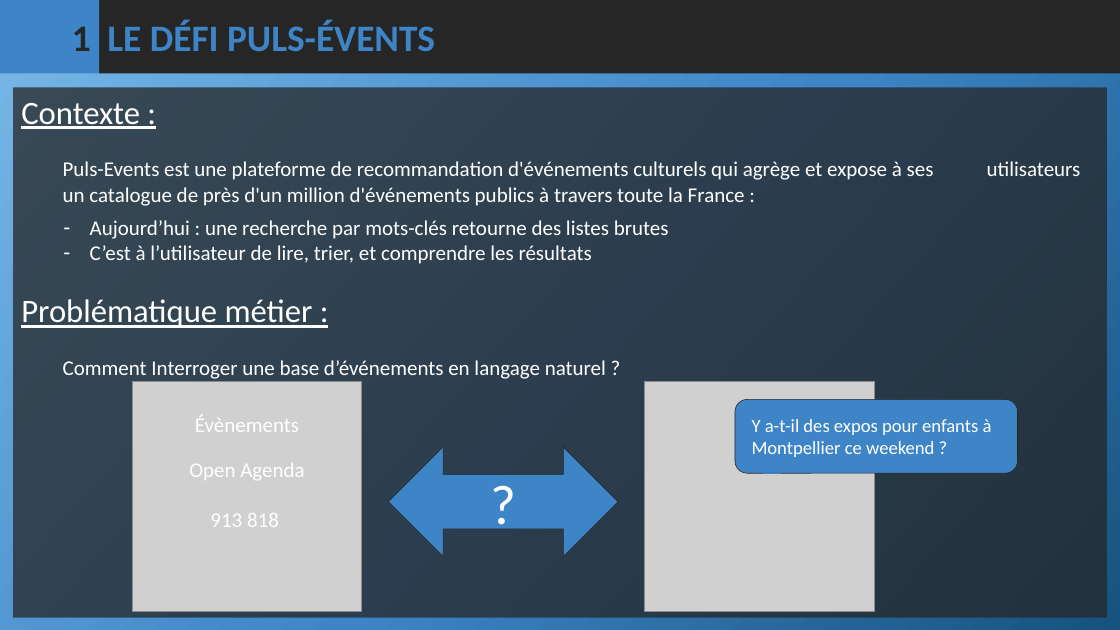
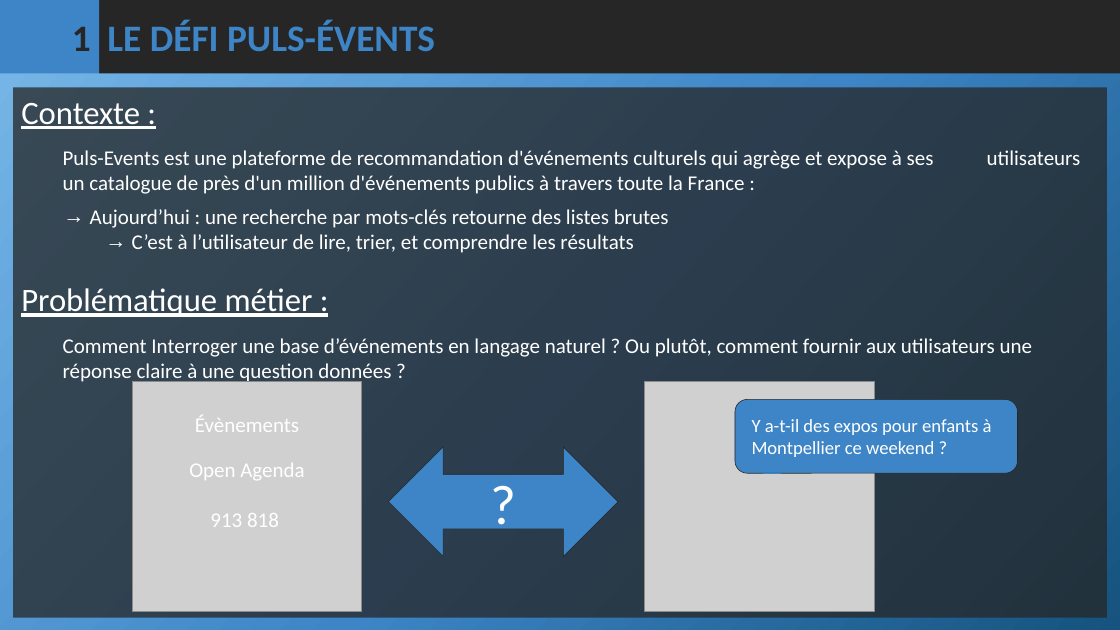
Before and after one commit to merais/formation, a slide deck: slide 2 of P11_Categorisez_automatiquement_des_questions_aymeric_bailleul/livrables/ABAI_P11_02_presentation_20260216.pptx. Drawn at 1120x630 pixels with LibreOffice and Linux fonts; fonts in the diff are those of the drawing; grey boxes stand for pictures. Boxes give left, top, right and bottom in pixels: in the first picture for what was removed or moved away, otherwise in the second. Text is boxed around its words. In the diff, an @@ line names an element or a change of style, - is before the commit and + after.

```diff
--- a/P11_Categorisez_automatiquement_des_questions_aymeric_bailleul/livrables/ABAI_P11_02_presentation_20260216.pptx
+++ b/P11_Categorisez_automatiquement_des_questions_aymeric_bailleul/livrables/ABAI_P11_02_presentation_20260216.pptx
@@ text at (90, 209, 669, 253): bullet - to →; list level 2 to 3 in "C’est à l’utilisateur de lire, ..." @@
@@ text at (63, 338, 1032, 385): text changed @@
-Comment Interroger une base d’événements en langage naturel ?
+Comment Interroger une base d’événements en langage naturel ? Ou plutôt, comment fournir aux utilisateurs une réponse claire à une question données ?
```
Also in this commit, not shown: 3 other slides changed, 8 other files.
